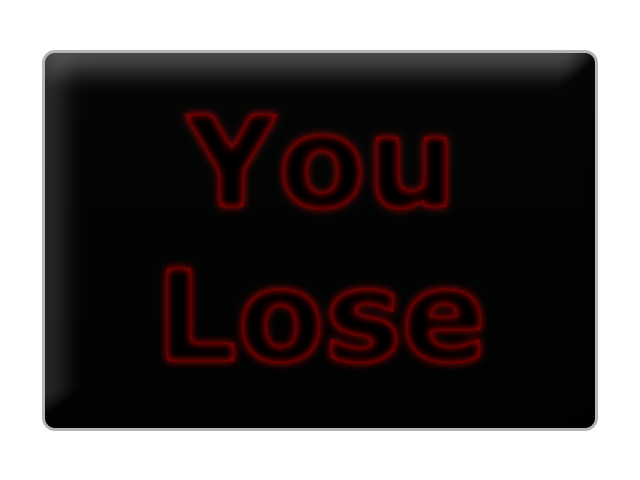
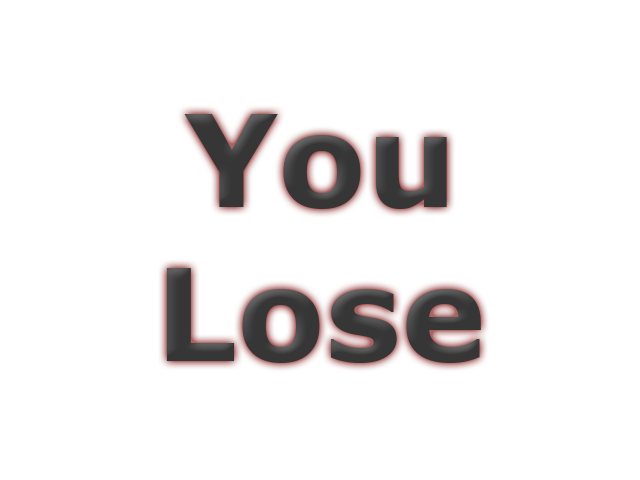
Layered file, before and after one edit (640x480). Changes by layer:
"You Lose": opacity 100% → 79% over <box>166,114,481,363</box>
hid "Rounded Rectangle 1" over <box>45,53,595,428</box>
